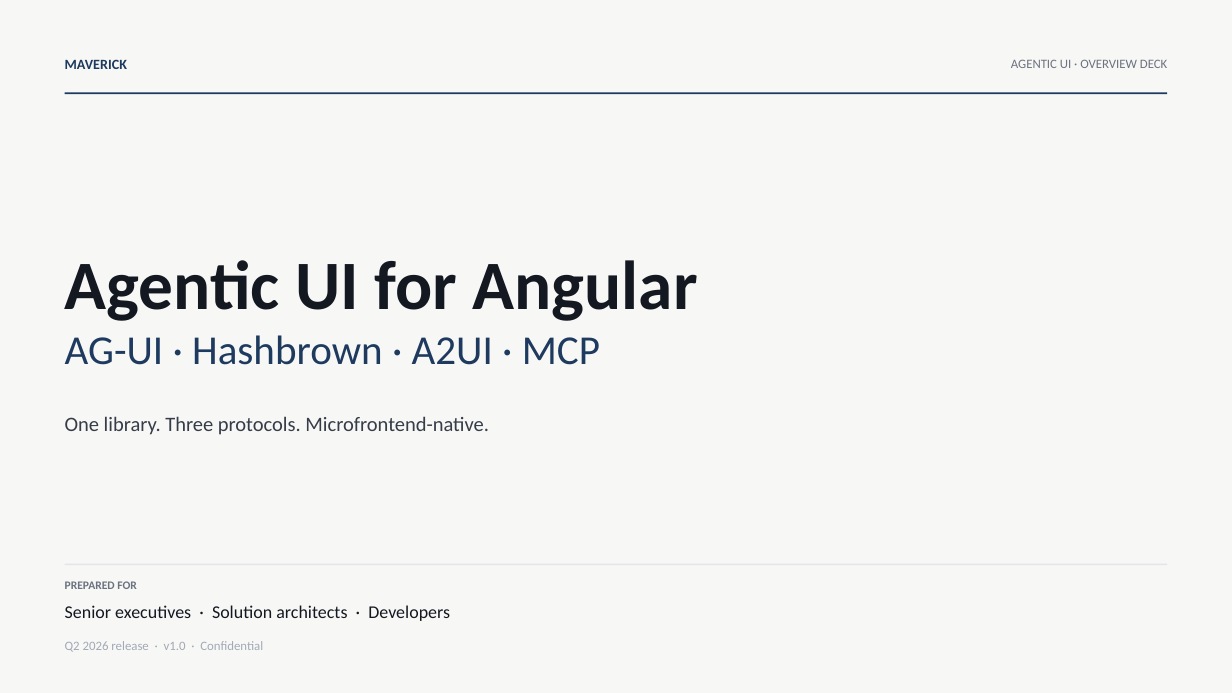
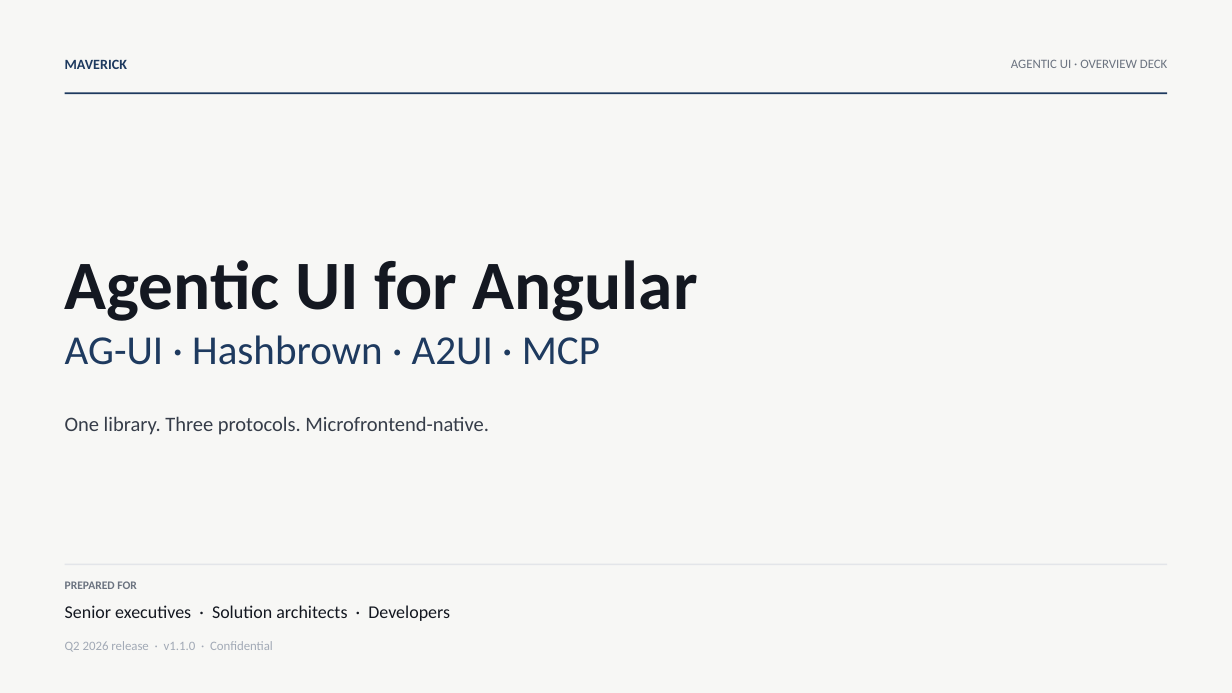
Before and after one commit to sahassakhare/agentic-ui, a slide deck: slide 1 of docs/decks/agentic-ui-overview.pptx. Drawn at 1232x693 pixels with LibreOffice and Linux fonts; fonts in the diff are those of the drawing. Boxes give left, top, right and bottom in pixels: in the first picture for what was removed or moved away, otherwise in the second. Text is boxed around its words. In the diff, an @@ line names an element or a change of style, - is before the commit and + after.

```diff
--- a/docs/decks/agentic-ui-overview.pptx
+++ b/docs/decks/agentic-ui-overview.pptx
@@ text at [65, 641, 273, 652]: text changed @@
-Q2 2026 release · v1.0 · Confidential
+Q2 2026 release · v1.1.0 · Confidential
```
Also in this commit, not shown: 40 other slides changed, 11 slides added, 3 other files.
